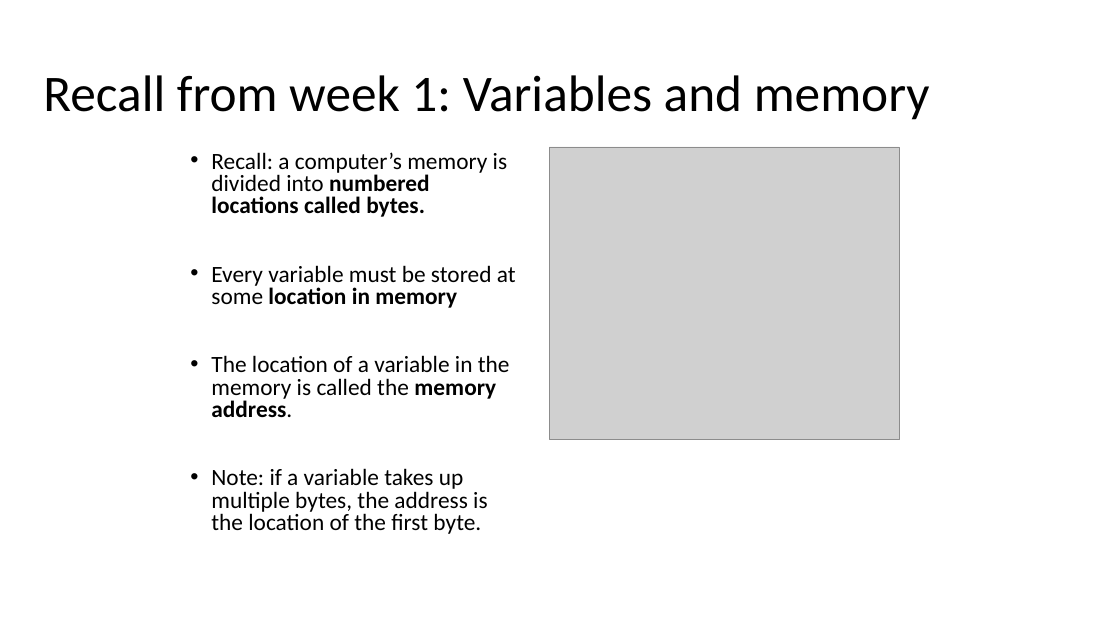
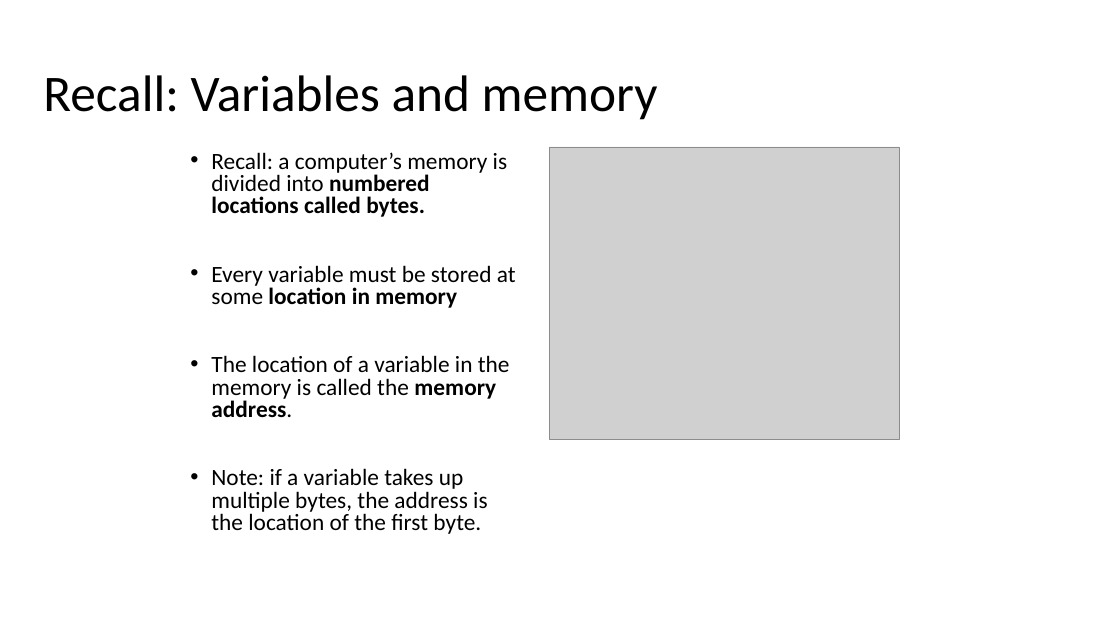
Before and after one commit to JimmyKePeng/Bootcamp-Repository, a slide deck: slide 2 of - Slides/CS301_Bootcamp_Pointers.pptx. Drawn at 1120x630 pixels with LibreOffice and Linux fonts; fonts in the diff are those of the drawing; grey boxes stand for pictures. Boxes give left, top, right and bottom in pixels: in the first picture for what was removed or moved away, otherwise in the second. Text is boxed around its words. In the diff, an @@ line names an element or a change of style, - is before the commit and + after.

```diff
--- a/- Slides/CS301_Bootcamp_Pointers.pptx
+++ b/- Slides/CS301_Bootcamp_Pointers.pptx
@@ title at <box>43,75,658,120</box>: text changed @@
-Recall from week 1: Variables and memory
+Recall: Variables and memory
```
Also in this commit, not shown: 1 other slide changed, 2 other files.
